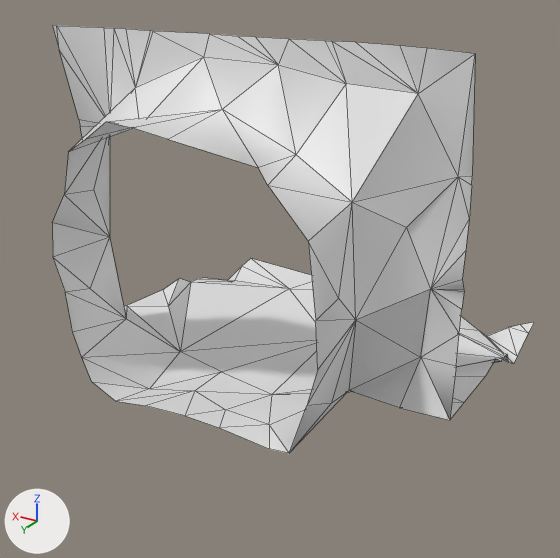
The glTF model Rogue-Robots/Assets/Models/ModularBlocks/WallFloorTunnelEntrance1_Col.gltf as it was, and as the next commit left it.
Camera for both pictures: a 50 mm lens placed at (-4.59, 8.3, 5.84), pointed at (0.2, 0.31, 1.85). Arrows for +X, +Y and +Z are at lower left; the lights stay in place. Mesh edges are drawn as thin lines. Vertices at the same position are counted once.

Names of what the first picture shows: 'WallFloorTunnelEntrance1_Col'.
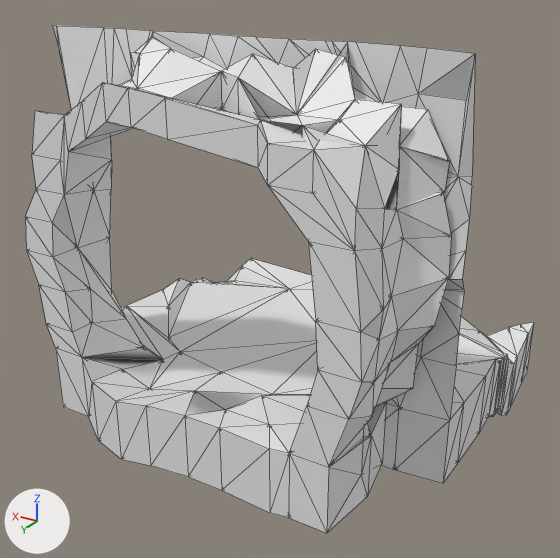
The change, as a list of edits to the scene's bpy script:
```text
Change me_scene_071:
    used by ob_wallfloortunnelentrance1_col; location = (0.0, 0.0, 0.0)
    remove me_scene_071.from_pydata(...)  # 135 vertices, 174 faces; spans x -2.5..2.5, y -2.5..2.5, z 0.31..5.0
    add me_scene_071.from_pydata(...)  # 352 vertices, 1513 faces; spans x -2.5..2.5, y -2.5..2.5, z -0.53..5.0
    me_scene_071 part 1: 217 vertices added at x -2.5..2.5, y -2.5..2.5, z -0.53..5.0
    me_scene_071 part 2: the surface is now shaded flat
```

Where the change shows, as pixel boxes [x1, y1, x2, y2] in the pictures (560 x 558 px):
'WallFloorTunnelEntrance1_Col', reshaped (19% taller): before [52, 25, 534, 453]; after [25, 25, 534, 533]
part 1 of me_scene_071, added: after [25, 25, 534, 533]
